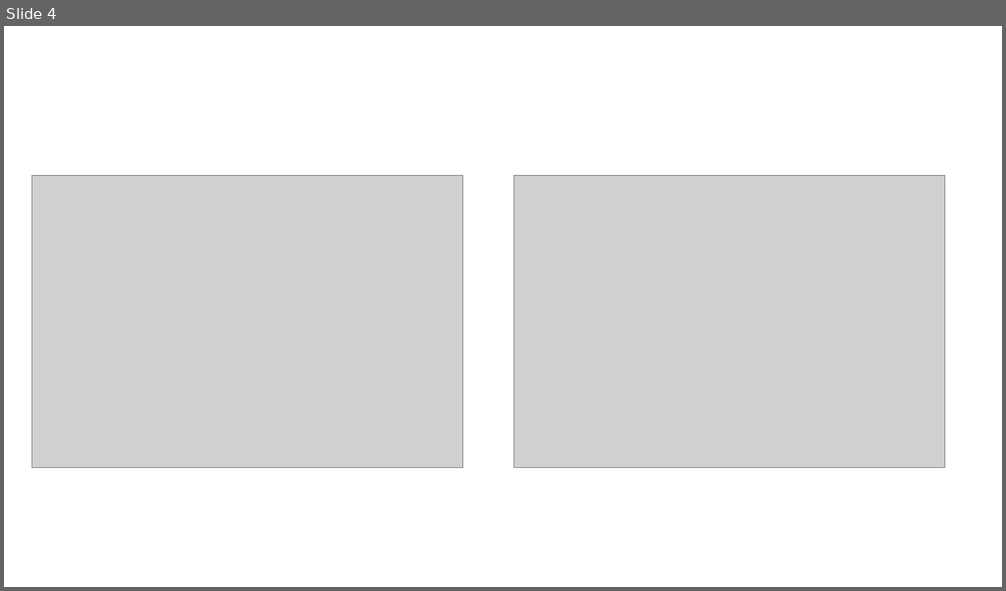
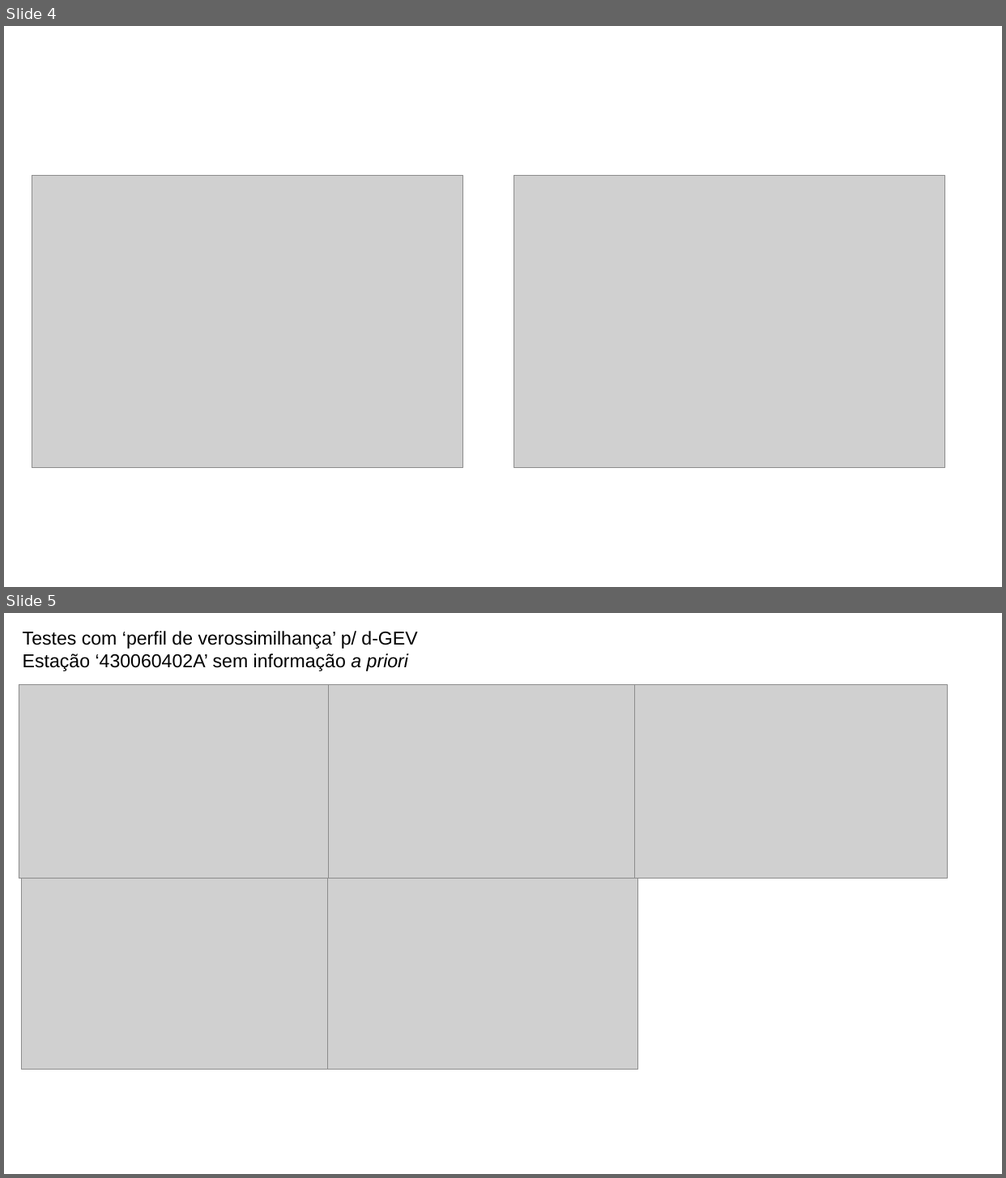
Before and after one commit to tqduval/IntensidadeMaximaRS, a slide deck: resultados.pptx. Shown one above the other, each under a label of ours: slide 4 before the commit, slides 4 and 5 after it. The pictures are 1006x591 and 1006x1178 pixels, drawn with LibreOffice and Linux fonts; fonts in the diff are those of the drawing; grey boxes stand for pictures. Boxes give left, top, right and bottom in pixels: in the first picture for what was removed or moved away, otherwise in the second. Text is boxed around its words. In the diff, an @@ line names an element or a change of style, - is before the commit and + after.

```diff
--- a/resultados.pptx
+++ b/resultados.pptx
@@ slide 5 added at <box>4,613,1002,1174</box>, background #FFFFFF @@
@@ text added at <box>23,631,417,671</box>, 18 pt, text #000000 @@
+Testes com ‘perfil de verossimilhança’ p/ d-GEV
+Estação ‘430060402A’ sem informação a priori
@@ picture added at <box>19,685,331,878</box> @@
@@ picture added at <box>328,685,641,878</box> @@
@@ picture added at <box>634,685,947,878</box> @@
@@ picture added at <box>21,878,331,1070</box> @@
@@ picture added at <box>328,878,638,1070</box> @@
```
Also in this commit, not shown: 1 other slide added, 3 other files.
